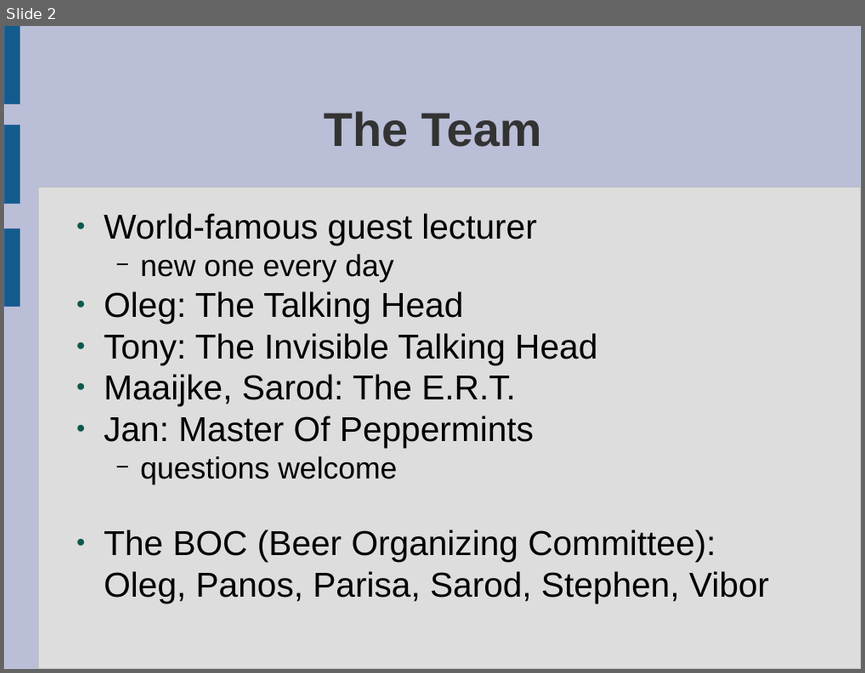
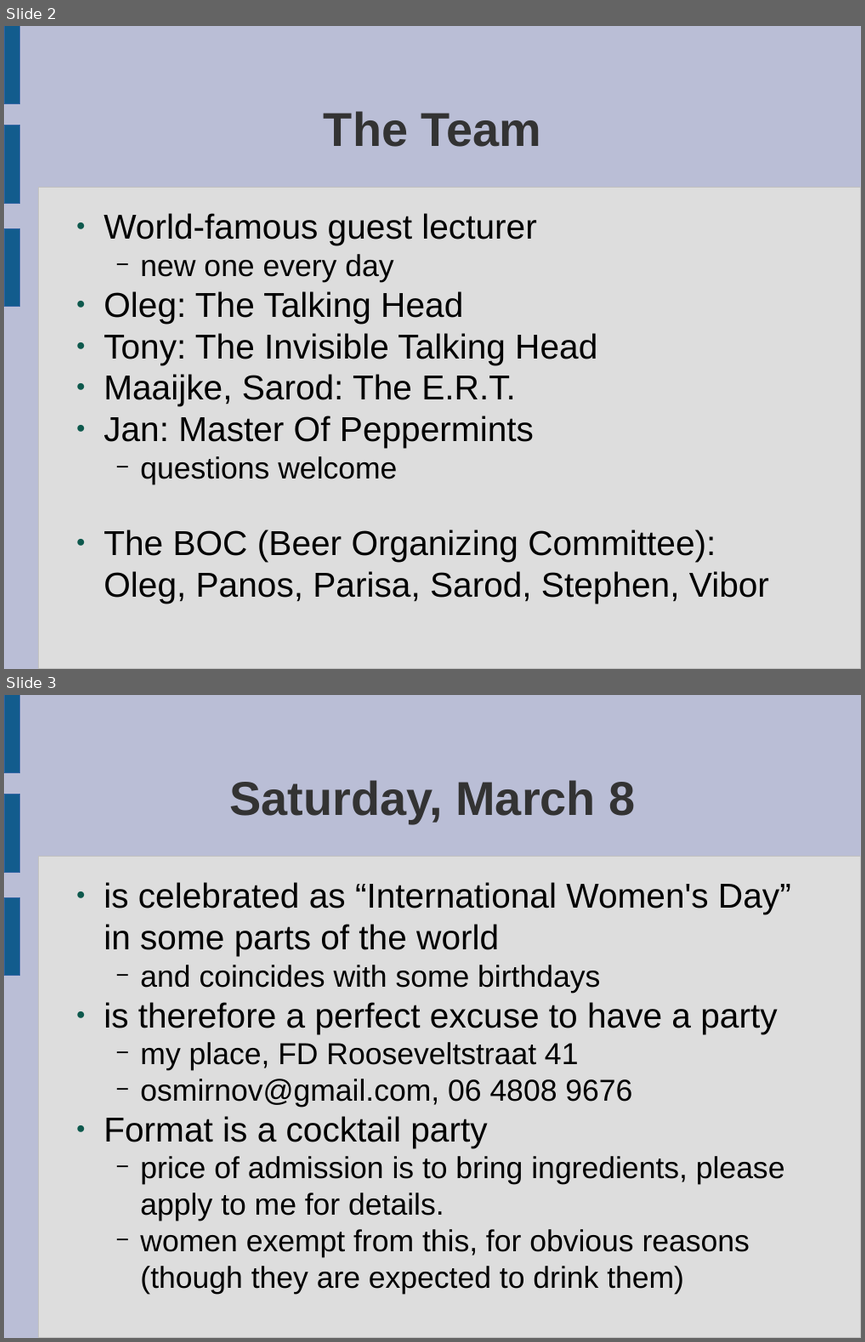
Before and after one commit to ratt-ru/meqtrees-timba, a slide deck: doc/Courses/Workshop2008-Presentations/Day1-Organizational.odp. Shown one above the other, each under a label of ours: slide 2 before the commit, slides 2 and 3 after it. The pictures are 865x673 and 865x1342 pixels, drawn with LibreOffice and Linux fonts; fonts in the diff are those of the drawing. Boxes give left, top, right and bottom in pixels: in the first picture for what was removed or moved away, otherwise in the second. Text is boxed around its words. In the diff, an @@ line names an element or a change of style, - is before the commit and + after.

```diff
--- a/doc/Courses/Workshop2008-Presentations/Day1-Organizational.odp
+++ b/doc/Courses/Workshop2008-Presentations/Day1-Organizational.odp
@@ slide 3 added at [4, 695, 861, 1338], background #BABED6; not listed: 4 template elements that a slide beside it also shows @@
@@ title added at [230, 780, 635, 823], 44 pt, text #333333, bold @@
+Saturday, March 8
@@ text added at [103, 882, 791, 1293], 28 pt, text #000000 @@
+● is celebrated as “International Women's Day” in some parts of the world
+  − and coincides with some birthdays
+● is therefore a perfect excuse to have a party
+  − my place, FD Rooseveltstraat 41
+  − osmirnov@gmail.com, 06 4808 9676
+● Format is a cocktail party
+  − price of admission is to bring ingredients, please apply to me for details.
+  − women exempt from this, for obvious reasons (though they are expected to drink them)
```
Also in this commit, not shown: 3 other files.
